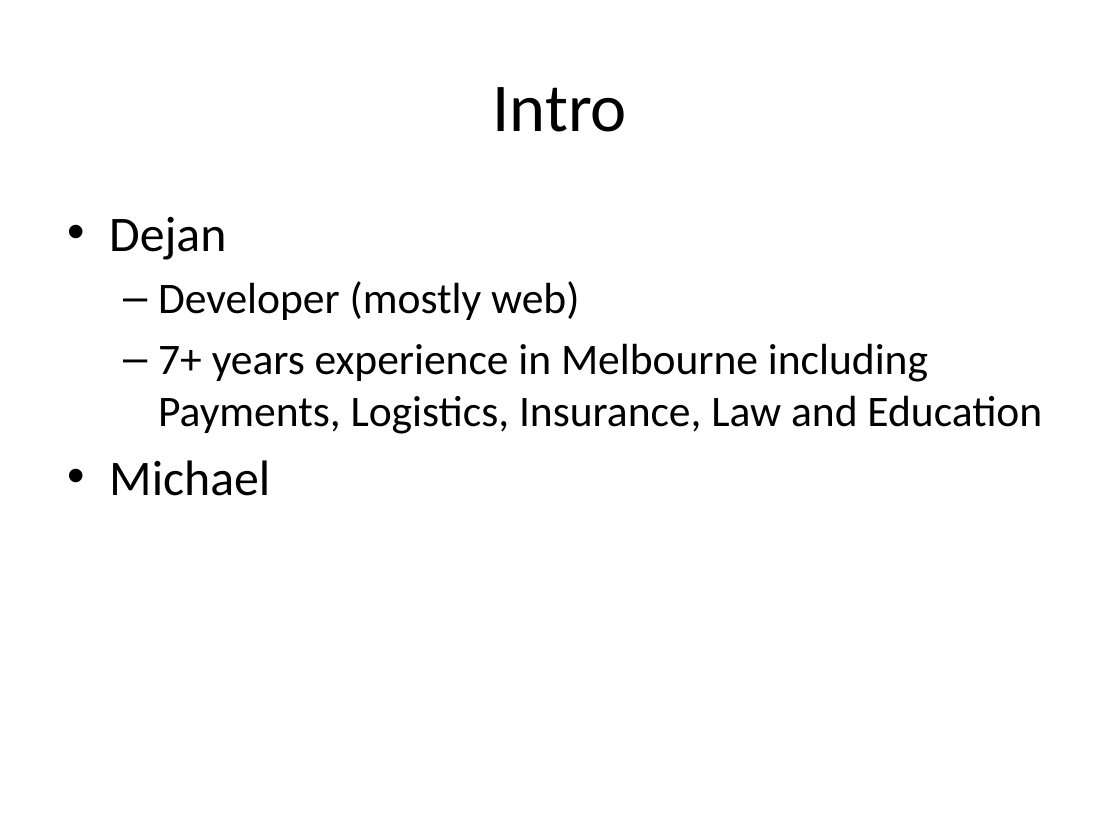
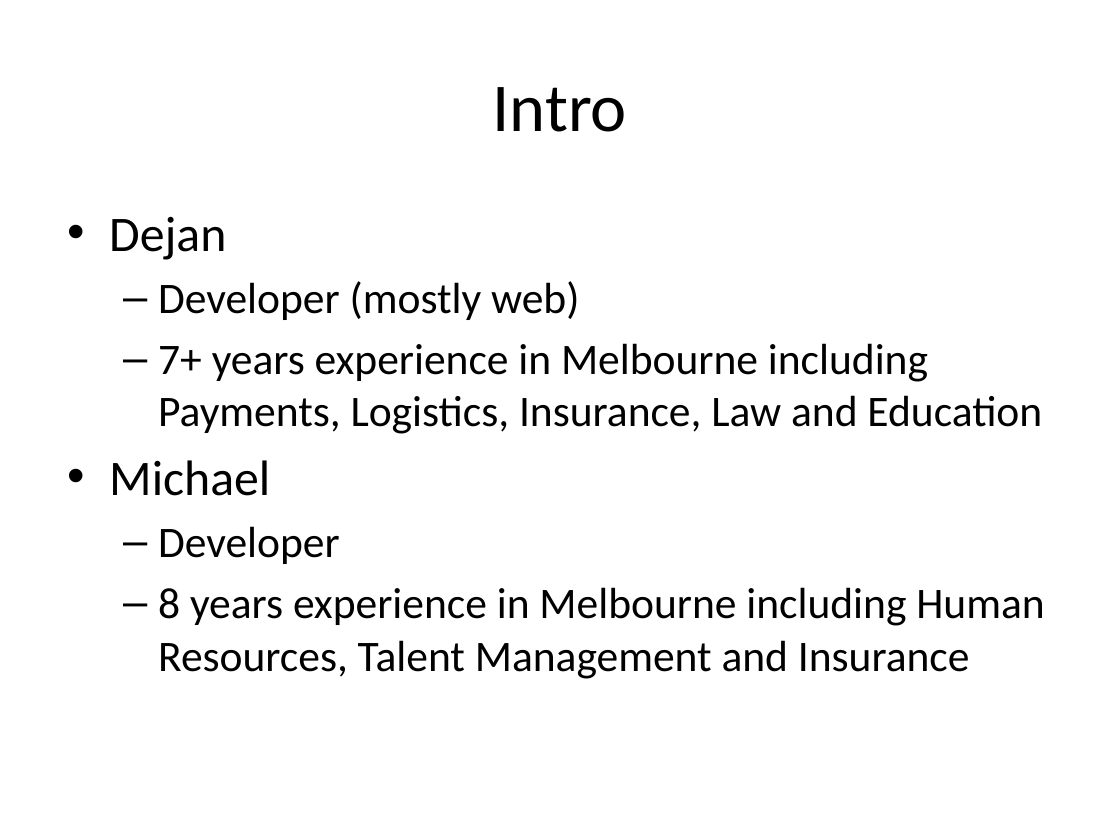
Before and after one commit to dejanvasic85/js-presentation, a slide deck: slide 2 of Introduction.pptx. Drawn at 1120x840 pixels with LibreOffice and Linux fonts; fonts in the diff are those of the drawing. Boxes give left, top, right and bottom in pixels: in the first picture for what was removed or moved away, otherwise in the second. Text is boxed around its words. In the diff, an @@ line names an element or a change of style, - is before the commit and + after.

```diff
--- a/Introduction.pptx
+++ b/Introduction.pptx
@@ text at bbox=[158, 526, 1044, 679]: paragraphs added @@
+  – Developer
+  – 8 years experience in Melbourne including Human Resources, Talent Management and Insurance
```
Also in this commit, not shown: 4 other files.
